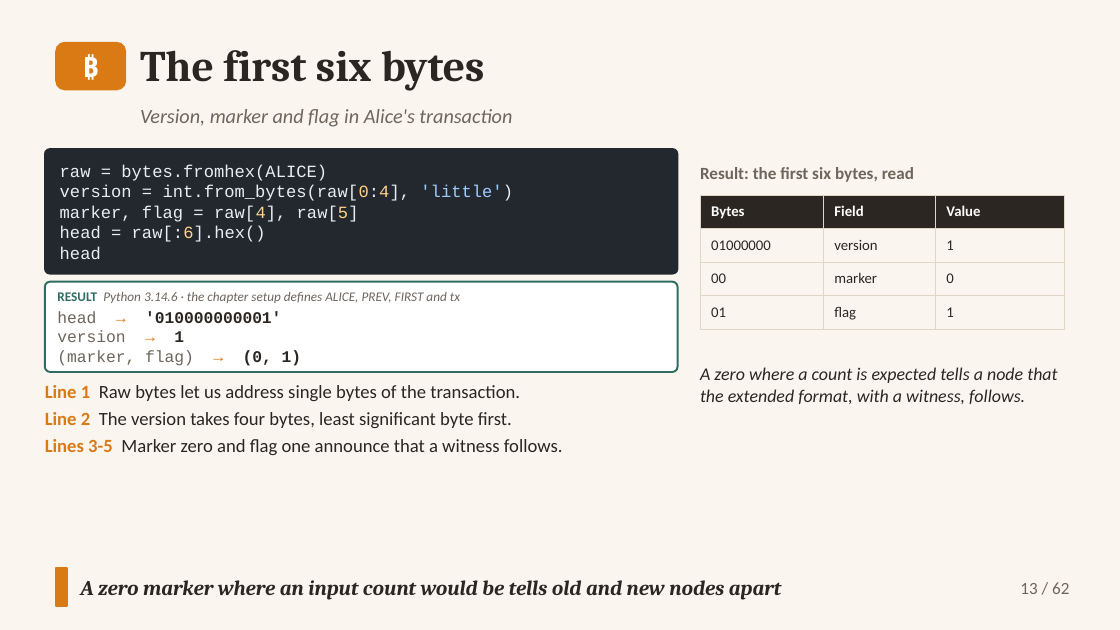
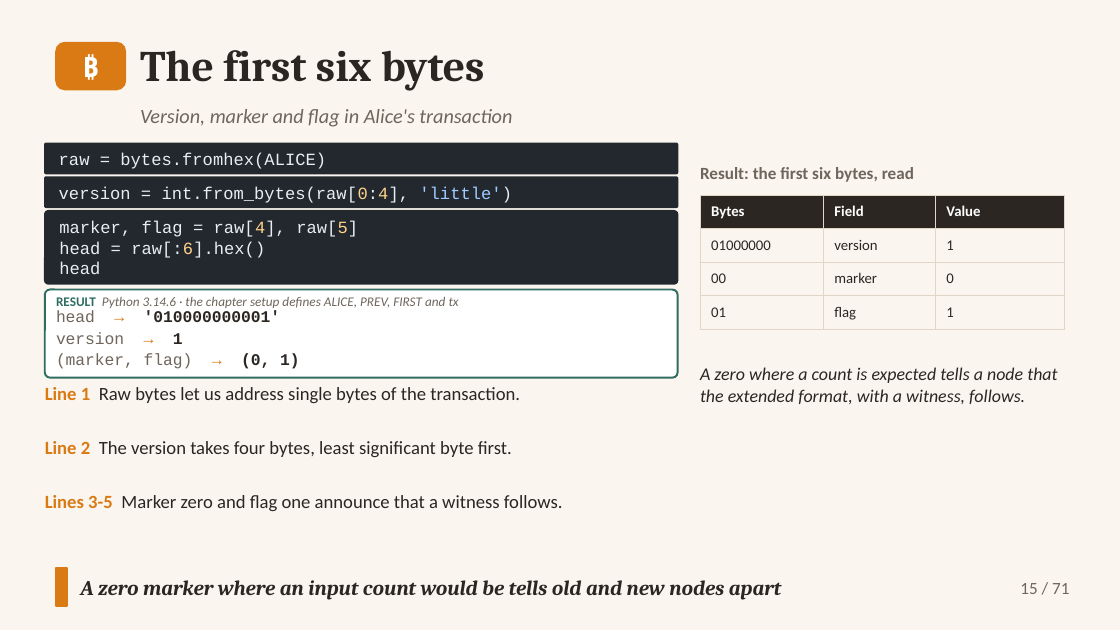
Before and after one commit to altunelyusuf/SEN0401, a slide deck: slide 15 of 03-materials/ch06/SEN0401_Ch06_Transactions_3e_v2_3_0.pptx (slide 13 before the commit). Drawn at 1120x630 pixels with LibreOffice and Linux fonts; fonts in the diff are those of the drawing. Boxes give left, top, right and bottom in pixels: in the first picture for what was removed or moved away, otherwise in the second. Text is boxed around its words. In the diff, an @@ line names an element or a change of style, - is before the commit and + after.

```diff
--- a/03-materials/ch06/SEN0401_Ch06_Transactions_3e_v2_3_0.pptx
+++ b/03-materials/ch06/SEN0401_Ch06_Transactions_3e_v2_3_0.pptx
@@ rounded rectangle "raw = bytes.fromhex(ALICE)": place and size @@
-rounded rectangle "raw = bytes.fromhex(ALICE)" at box(45, 149, 678, 273)
+rounded rectangle "raw = bytes.fromhex(ALICE)" at box(45, 143, 678, 174)
@@ rounded rectangle "raw = bytes.fromhex(ALICE)" at box(45, 143, 678, 174): proportions changed @@
@@ rounded rectangle added at box(45, 177, 678, 207), fill #23272E, outline #23272E 1 pt, 11 pt, text #E6EDF3 @@
+version = int.from_bytes(raw[0:4], 'little')
@@ text in rounded rectangle at box(60, 184, 513, 259): paragraphs removed @@
-version = int.from_bytes(raw[0:4], 'little')
-marker, flag = raw[4], raw[5]
-head = raw[:6].hex()
-head
@@ rounded rectangle added at box(45, 211, 678, 283), fill #23272E, outline #23272E 1 pt, 11 pt, text #E6EDF3 @@
+marker, flag = raw[4], raw[5]
+head = raw[:6].hex()
+head
@@ rounded rectangle added at box(45, 289, 678, 377), fill #FFFFFF, outline #2F6D62 1.25 pt @@
@@ text "RESULT Python 3.14.6 · the ...": place and size @@
-text "RESULT Python 3.14.6 · the ..." at box(45, 282, 678, 373)
+text "RESULT Python 3.14.6 · the ..." at box(56, 297, 459, 308)
@@ text "RESULT Python 3.14.6 · the ..." at box(56, 297, 459, 308): less space between paragraphs; vertical alignment middle to top; fill #FFFFFF to none; outline #2F6D62 1.25 pt to none @@
@@ text added at box(56, 310, 280, 322), 10.5 pt, text #2B2622, bold @@
+head → '010000000001'
@@ text at box(57, 311, 302, 366): paragraphs removed @@
-head → '010000000001'
-version → 1
-(marker, flag) → (0, 1)
@@ text added at box(56, 332, 183, 344), 10.5 pt, text #6E655C @@
+version → 1
@@ text added at box(56, 353, 300, 369), 10.5 pt, text #6E655C @@
+(marker, flag) → (0, 1)
@@ text at box(45, 385, 520, 401): paragraph removed @@
-Line 1 Raw bytes let us address single bytes of the transaction.
@@ text added at box(45, 387, 520, 403), 12 pt, text #2B2622 @@
+Line 1 Raw bytes let us address single bytes of the transaction.
@@ text at box(45, 439, 563, 455): paragraph removed @@
-Lines 3-5 Marker zero and flag one announce that a witness follows.
@@ text "Line 2 The version takes ...": place and size @@
-text "Line 2 The version takes ..." at box(45, 385, 563, 455)
+text "Line 2 The version takes ..." at box(45, 441, 512, 457)
@@ text "Line 2 The version takes ..." at box(45, 441, 512, 457): less space between paragraphs @@
@@ text added at box(45, 495, 563, 511), 12 pt, text #2B2622 @@
+Lines 3-5 Marker zero and flag one announce that a witness follows.
@@ text at box(1020, 583, 1069, 594): text changed @@
-13 / 62
+15 / 71
```
Also in this commit, not shown: 61 other slides changed, 9 slides added, 14 other files.
